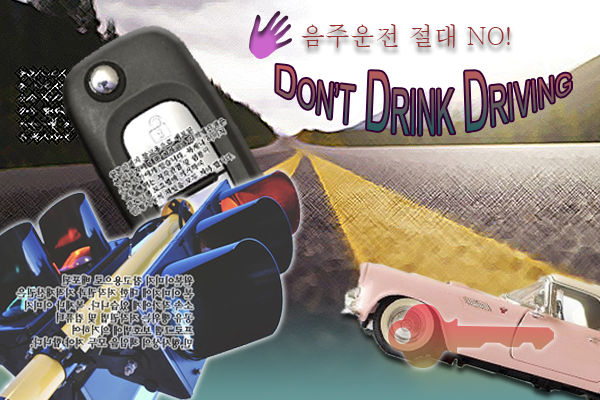
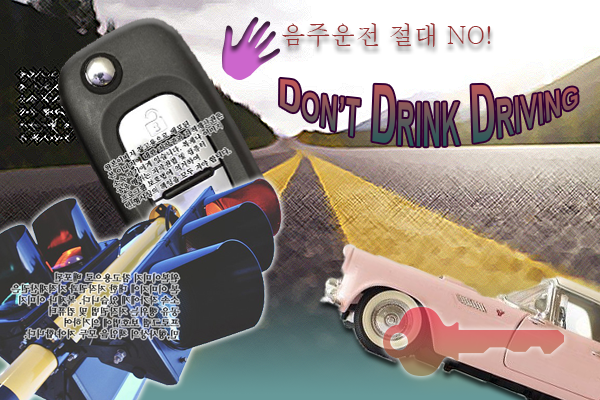
Layers edited between the first and the second 600 × 400 image:
removed layer "열쇠 2 1" (was 70%) over [388, 304, 554, 368]
renamed "오른손 1" to "DON’T DRINK DRIVING", painted on it over [249, 11, 578, 147]
renamed "2-8" to "음주운전 절대 NO!", painted on it over [0, 23, 491, 400]
renamed "2-7" to "열쇠 2 1", opacity 100% → 70%, painted on it over [340, 260, 600, 400]
added layer "오른손 1" above "2-8" over [222, 17, 280, 80]
added layer "2-8" above "2-7" over [0, 178, 300, 400]
added layer "2-7" above "2-6" over [319, 242, 600, 400]
painted on "2-6" over [56, 17, 285, 294]
removed layer "음주운전 절대 NO!" over [301, 24, 510, 48]
removed layer "DON’T DRINK DRIVING" over [276, 64, 571, 135]
painted on "2-5" over [0, 0, 600, 400]
